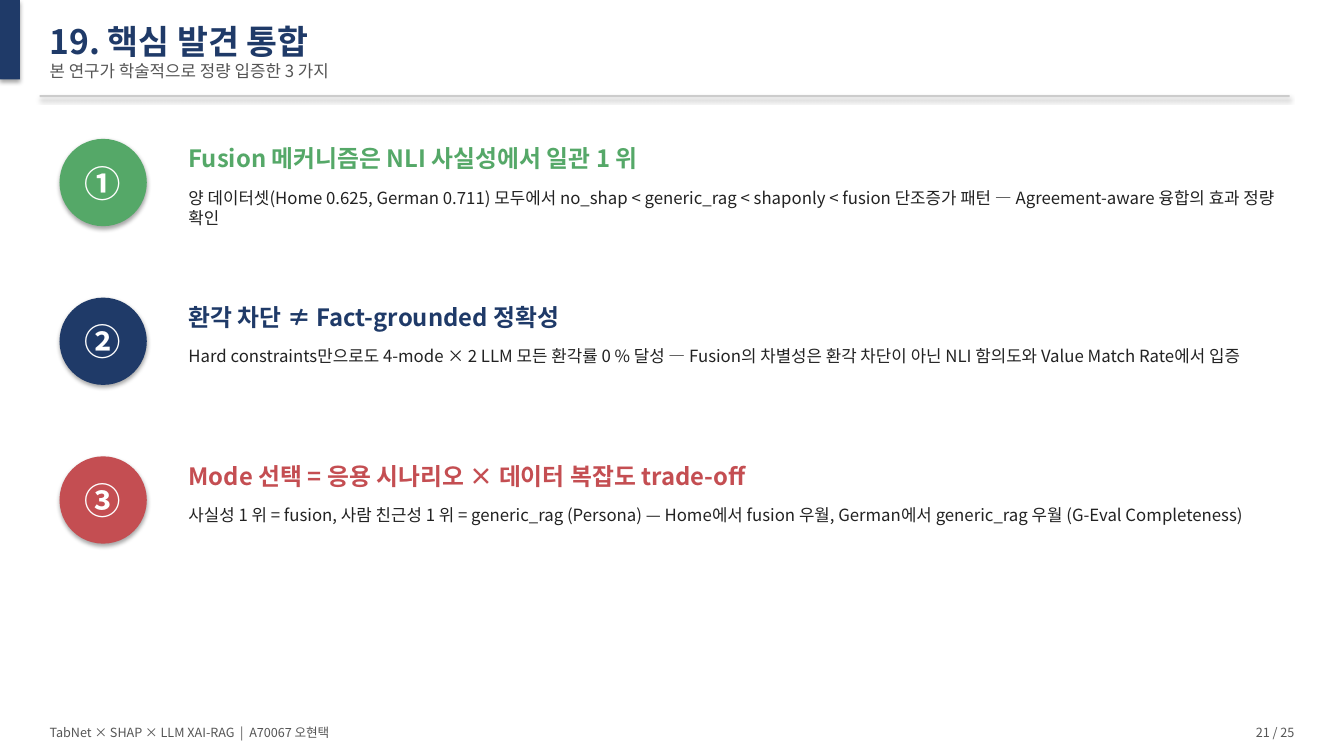
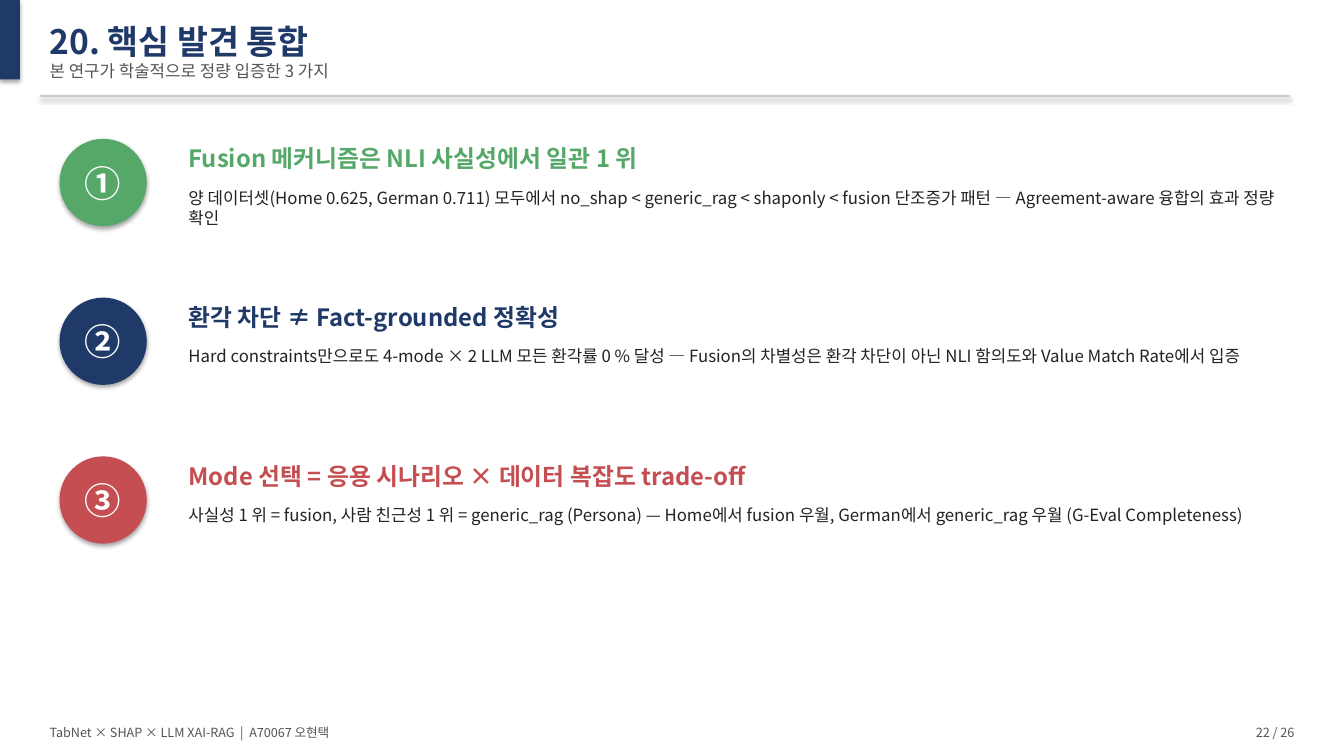
Before and after one commit to Tim-Green0/tabnet-xai-rag-credit, a slide deck: slide 22 of paper/thesis_slides.pptx (slide 21 before the commit). Drawn at 1344x756 pixels with LibreOffice and Linux fonts; fonts in the diff are those of the drawing. Boxes give left, top, right and bottom in pixels: in the first picture for what was removed or moved away, otherwise in the second. Text is boxed around its words. In the diff, an @@ line names an element or a change of style, - is before the commit and + after.

```diff
--- a/paper/thesis_slides.pptx
+++ b/paper/thesis_slides.pptx
@@ text at [50, 25, 309, 57]: text changed @@
-19. 핵심 발견 통합
+20. 핵심 발견 통합
@@ text at [1256, 727, 1294, 737]: text changed @@
-21 / 25
+22 / 26
```
Also in this commit, not shown: 21 other slides changed, 2 slides added, 1 slide removed, 1 other file.
